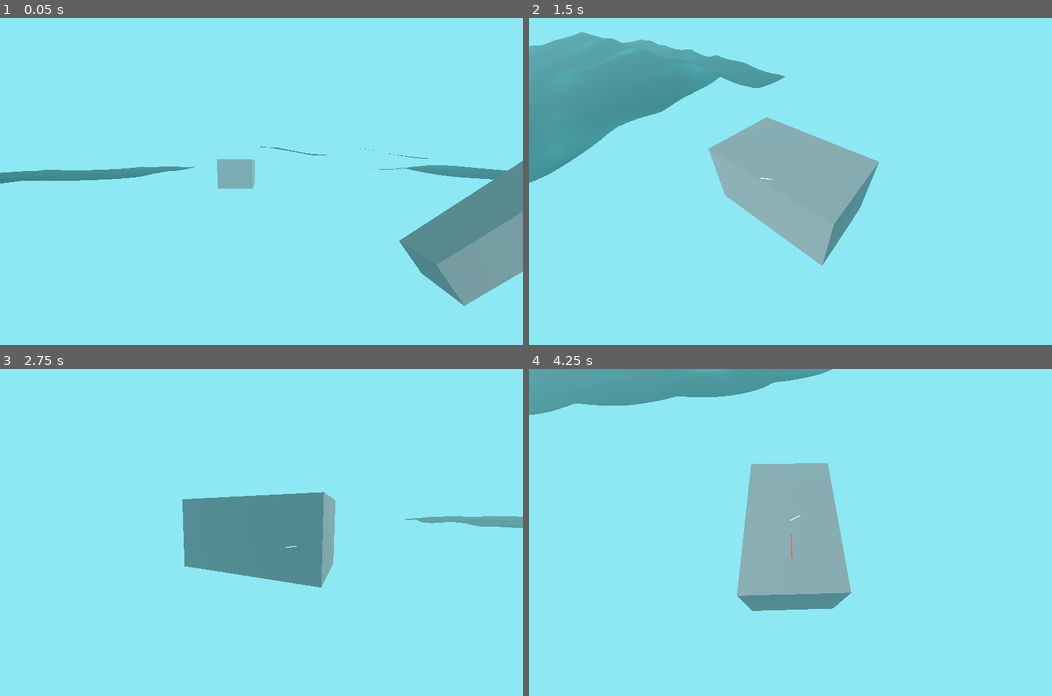
Above: before the commit, frames 1-4 (two rows, left to right).
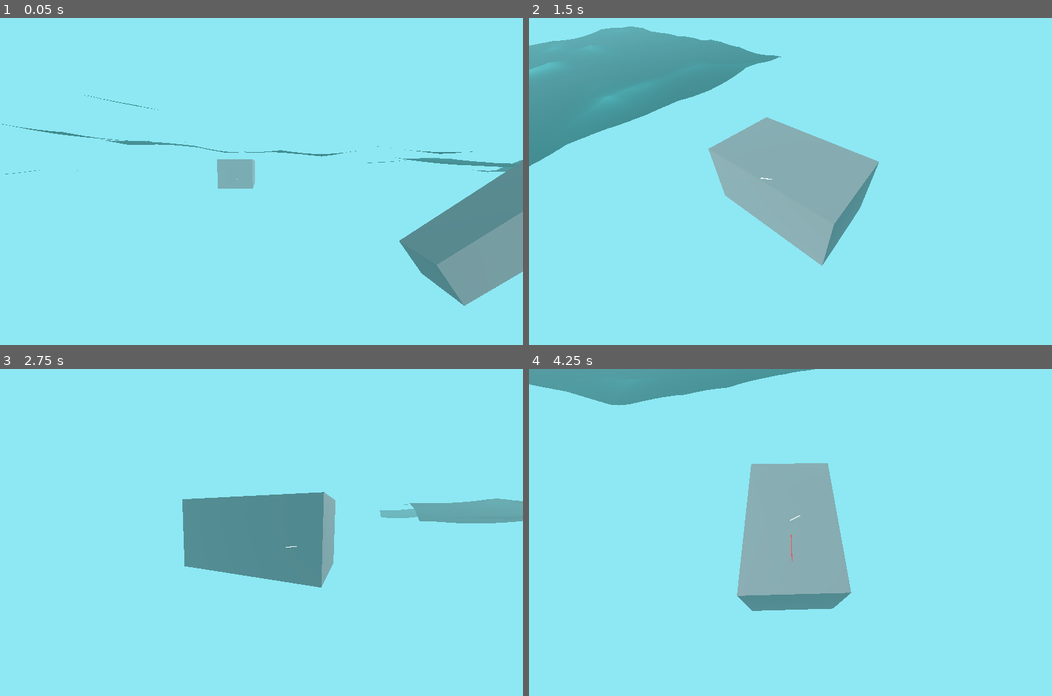
Above: after the commit, the same moments.

Repository: anthonyec/230904_godot_boat_game
Game: Godot game, scene res://main.tscn
Same seed, same stepped clock (60 frames per second), same inputs: the game is played once before the commit and once after it.
Inputs (mouse positions are in pixels of both pictures, inside the frame that each line leads up to):
- Up to frame 1 (0.05 s): no input
- Up to frame 2 (1.5 s): move the mouse to (905, 165) at 0.52 s; hold Right (ui_right) 0.53-1.28 s; move the mouse to (685, 197) at 1.27 s; hold Left (ui_left) from 1.28 s (still down)
- Up to frame 3 (2.75 s): move the mouse to (313, 460) at 2.02 s; release Left (ui_left) at 2.03 s; hold Right (ui_right) from 2.03 s (still down)
- Up to frame 4 (4.25 s): move the mouse to (764, 597) at 2.77 s; release Right (ui_right) at 2.78 s; hold Up (ui_up) 2.78-3.53 s; move the mouse to (947, 581) at 3.52 s; hold Left (ui_left) from 3.53 s (still down)

The runs differ from the first frame. In frame 1, 2.1% of the frame differs, in the area x 0-100%, y 23-51%; in frame 2, 2.7%, in the area x 0-49%, y 2-51%; in frame 3, 1.3%; in frame 4, 1.4%.

Commit message:
Clean up

Diff:
--- a/entities/water/water.gd
+++ b/entities/water/water.gd
@@ -13,9 +13,5 @@
 func _process(_delta: float) -> void:
 	var texture = depth_viewport.get_texture()
 
-	print(texture.get_image().get_size())
-	var pixel = texture.get_image().get_pixel(1, 1)
-	print(pixel)
-
 func get_height_at_position(world_position: Vector3) -> float:
 	return 0
--- a/entities/water/water.tscn
+++ b/entities/water/water.tscn
@@ -1,17 +1,18 @@
 [gd_scene load_steps=5 format=3 uid="uid://x78jf5rl7om"]
 
 [ext_resource type="Script" path="res://entities/water/water.gd" id="1_cy8l5"]
-[ext_resource type="Shader" uid="uid://cki2q5dqcausf" path="res://entities/water/water.tres" id="1_i2bg8"]
+[ext_resource type="Shader" uid="uid://y4ogc70l5tds" path="res://entities/water/water_heightmap.tres" id="2_ej5g4"]
 
 [sub_resource type="ShaderMaterial" id="ShaderMaterial_vnt51"]
 render_priority = 0
-shader = ExtResource("1_i2bg8")
+shader = ExtResource("2_ej5g4")
 shader_parameter/Direction1 = Vector2(0.1, 0.1)
-shader_parameter/Direction2 = Vector2(0.1, 0.1)
+shader_parameter/Direction2 = Vector2(-0.1, -0.1)
 shader_parameter/CellWaveHeight = 1.0
 shader_parameter/WaterBaseColor = Color(0, 0.360784, 0.356863, 1)
 
 [sub_resource type="PlaneMesh" id="PlaneMesh_mvg8i"]
+lightmap_size_hint = Vector2i(252, 252)
 material = SubResource("ShaderMaterial_vnt51")
 size = Vector2(50, 50)
 subdivide_width = 256
--- /dev/null
+++ b/entities/water/water_heightmap.tres
@@ -0,0 +1,410 @@
+[gd_resource type="VisualShader" load_steps=41 format=3 uid="uid://y4ogc70l5tds"]
+
+[sub_resource type="VisualShaderNodeFloatConstant" id="VisualShaderNodeFloatConstant_s3rcp"]
+constant = 3.0
+
+[sub_resource type="VisualShaderNodeVectorOp" id="VisualShaderNodeVectorOp_p0b24"]
+default_input_values = [0, Quaternion(0, 0, 0, 0), 1, Quaternion(0, 0, 0, 0)]
+op_type = 2
+operator = 2
+
+[sub_resource type="VisualShaderNodeVaryingGetter" id="VisualShaderNodeVaryingGetter_h40qa"]
+varying_name = "waves_texture_1"
+varying_type = 5
+
+[sub_resource type="VisualShaderNodeVaryingGetter" id="VisualShaderNodeVaryingGetter_sjbfn"]
+varying_name = "waves_texture_2"
+varying_type = 5
+
+[sub_resource type="VisualShaderNodeVectorOp" id="VisualShaderNodeVectorOp_kwtdr"]
+default_input_values = [0, Quaternion(0, 0, 0, 0), 1, Quaternion(0, 0, 0, 0)]
+op_type = 2
+
+[sub_resource type="VisualShaderNodeColorParameter" id="VisualShaderNodeColorParameter_w0h6o"]
+parameter_name = "WaterBaseColor"
+default_value_enabled = true
+default_value = Color(0, 0.360784, 0.356863, 1)
+
+[sub_resource type="VisualShaderNodeVectorOp" id="VisualShaderNodeVectorOp_yw7pm"]
+default_input_values = [0, Quaternion(0, 0, 0, 0), 1, Quaternion(1.5, 1.5, 1.5, 1.5)]
+op_type = 2
+operator = 5
+
+[sub_resource type="VisualShaderNodeVectorOp" id="VisualShaderNodeVectorOp_pfus5"]
+operator = 2
+
+[sub_resource type="FastNoiseLite" id="FastNoiseLite_ti6u3"]
+noise_type = 2
+fractal_type = 0
+cellular_jitter = 1.0
+
+[sub_resource type="NoiseTexture2D" id="NoiseTexture2D_w6nti"]
+seamless = true
+noise = SubResource("FastNoiseLite_ti6u3")
+
+[sub_resource type="VisualShaderNodeTexture" id="VisualShaderNodeTexture_d2e0y"]
+texture = SubResource("NoiseTexture2D_w6nti")
+
+[sub_resource type="VisualShaderNodeUVFunc" id="VisualShaderNodeUVFunc_xxwij"]
+
+[sub_resource type="VisualShaderNodeInput" id="VisualShaderNodeInput_aqho0"]
+input_name = "time"
+
+[sub_resource type="VisualShaderNodeVectorOp" id="VisualShaderNodeVectorOp_3d2t0"]
+default_input_values = [0, Vector2(0, 0), 1, Vector2(0.05, 0.05)]
+op_type = 0
+operator = 2
+
+[sub_resource type="FastNoiseLite" id="FastNoiseLite_dpq4w"]
+noise_type = 2
+seed = 1
+fractal_type = 0
+cellular_jitter = 1.0
+
+[sub_resource type="NoiseTexture2D" id="NoiseTexture2D_rifev"]
+seamless = true
+noise = SubResource("FastNoiseLite_dpq4w")
+
+[sub_resource type="VisualShaderNodeTexture" id="VisualShaderNodeTexture_uvk7k"]
+texture = SubResource("NoiseTexture2D_rifev")
+
+[sub_resource type="VisualShaderNodeVectorOp" id="VisualShaderNodeVectorOp_uhqyi"]
+default_input_values = [0, Vector2(0, 0), 1, Vector2(-0.05, -0.05)]
+op_type = 0
+operator = 2
+
+[sub_resource type="VisualShaderNodeUVFunc" id="VisualShaderNodeUVFunc_ywmm6"]
+
+[sub_resource type="VisualShaderNodeVec2Parameter" id="VisualShaderNodeVec2Parameter_ptgj7"]
+parameter_name = "Direction2"
+default_value_enabled = true
+default_value = Vector2(-0.1, -0.1)
+
+[sub_resource type="VisualShaderNodeVec2Parameter" id="VisualShaderNodeVec2Parameter_r8vs7"]
+parameter_name = "Direction1"
+default_value_enabled = true
+default_value = Vector2(0.1, 0.1)
+
+[sub_resource type="VisualShaderNodeFloatOp" id="VisualShaderNodeFloatOp_dsfoi"]
+default_input_values = [0, 0.0, 1, 2.0]
+operator = 2
+
+[sub_resource type="Gradient" id="Gradient_neamo"]
+offsets = PackedFloat32Array(0, 0.135671, 1)
+colors = PackedColorArray(0, 0, 0, 1, 1, 1, 1, 1, 0, 0, 0, 1)
+
+[sub_resource type="GradientTexture2D" id="GradientTexture2D_nwqoy"]
+gradient = SubResource("Gradient_neamo")
+repeat = 1
+
+[sub_resource type="VisualShaderNodeTexture" id="VisualShaderNodeTexture_o03lg"]
+texture = SubResource("GradientTexture2D_nwqoy")
+
+[sub_resource type="VisualShaderNodeMultiplyAdd" id="VisualShaderNodeMultiplyAdd_oipr4"]
+default_input_values = [0, Vector4(0, 0, 0, 0), 1, Vector4(1, 1, 1, 1), 2, Vector4(0, 0, 0, 0)]
+op_type = 3
+
+[sub_resource type="VisualShaderNodeVectorOp" id="VisualShaderNodeVectorOp_upobx"]
+default_input_values = [0, Quaternion(0, 0, 0, 0), 1, Quaternion(0, 0, 0, 0)]
+op_type = 2
+operator = 2
+
+[sub_resource type="VisualShaderNodeFloatConstant" id="VisualShaderNodeFloatConstant_uh27x"]
+constant = 3.0
+
+[sub_resource type="VisualShaderNodeVaryingSetter" id="VisualShaderNodeVaryingSetter_slhad"]
+varying_name = "vertex_height_map"
+varying_type = 5
+
+[sub_resource type="VisualShaderNodeUVFunc" id="VisualShaderNodeUVFunc_qmutu"]
+
+[sub_resource type="VisualShaderNodeVectorOp" id="VisualShaderNodeVectorOp_ohekq"]
+default_input_values = [0, Vector2(0, 0), 1, Vector2(0.08, 0.08)]
+op_type = 0
+operator = 2
+
+[sub_resource type="VisualShaderNodeInput" id="VisualShaderNodeInput_26xgv"]
+input_name = "time"
+
+[sub_resource type="VisualShaderNodeUVFunc" id="VisualShaderNodeUVFunc_ke3gc"]
+function = 1
+
+[sub_resource type="VisualShaderNodeVaryingSetter" id="VisualShaderNodeVaryingSetter_ykev1"]
+varying_name = "waves_texture_1"
+varying_type = 5
+
+[sub_resource type="VisualShaderNodeVaryingSetter" id="VisualShaderNodeVaryingSetter_uowam"]
+varying_name = "waves_texture_2"
+varying_type = 5
+
+[sub_resource type="VisualShaderNodeInput" id="VisualShaderNodeInput_x4fnl"]
+input_name = "time"
+
+[sub_resource type="VisualShaderNodeInput" id="VisualShaderNodeInput_5r3pg"]
+input_name = "vertex"
+
+[sub_resource type="VisualShaderNodeInput" id="VisualShaderNodeInput_8grca"]
+input_name = "normal"
+
+[sub_resource type="VisualShaderNodeMultiplyAdd" id="VisualShaderNodeMultiplyAdd_s0nmw"]
+default_input_values = [0, Vector3(0, 0, 0), 1, Vector3(1, 1, 1), 2, Vector3(0, 0, 0)]
+op_type = 2
+
+[sub_resource type="VisualShaderNodeFloatParameter" id="VisualShaderNodeFloatParameter_kffdp"]
+parameter_name = "CellWaveHeight"
+default_value_enabled = true
+default_value = 10.0
+
+[resource]
+code = "shader_type spatial;
+render_mode blend_mix, depth_draw_opaque, cull_back, diffuse_lambert, specular_schlick_ggx;
+
+
+// Varyings
+varying vec4 vertex_height_map;
+varying vec4 waves_texture_1;
+varying vec4 waves_texture_2;
+
+uniform vec2 Direction1 = vec2(0.100000, 0.100000);
+uniform sampler2D tex_vtx_11;
+uniform vec2 Direction2 = vec2(-0.100000, -0.100000);
+uniform sampler2D tex_vtx_17;
+uniform sampler2D tex_vtx_24;
+uniform float CellWaveHeight = 10;
+uniform vec4 WaterBaseColor : source_color = vec4(0.000000, 0.360784, 0.356863, 1.000000);
+
+
+
+void vertex() {
+// Input:13
+	float n_out13p0 = TIME;
+
+
+// Vector2Parameter:22
+	vec2 n_out22p0 = Direction1;
+
+
+// VectorOp:14
+	vec2 n_out14p0 = vec2(n_out13p0) * n_out22p0;
+
+
+// UVFunc:12
+	vec2 n_in12p1 = vec2(1.00000, 1.00000);
+	vec2 n_out12p0 = n_out14p0 * n_in12p1 + UV;
+
+
+// Texture2D:11
+	vec4 n_out11p0 = texture(tex_vtx_11, n_out12p0);
+
+
+// Input:35
+	float n_out35p0 = TIME;
+
+
+// Vector2Parameter:21
+	vec2 n_out21p0 = Direction2;
+
+
+// VectorOp:18
+	vec2 n_out18p0 = vec2(n_out35p0) * n_out21p0;
+
+
+// UVFunc:19
+	vec2 n_in19p1 = vec2(1.00000, 1.00000);
+	vec2 n_out19p0 = n_out18p0 * n_in19p1 + UV;
+
+
+// Texture2D:17
+	vec4 n_out17p0 = texture(tex_vtx_17, n_out19p0);
+
+
+// FloatOp:23
+	float n_in23p1 = 2.00000;
+	float n_out23p0 = n_out17p0.x * n_in23p1;
+
+
+// Input:31
+	float n_out31p0 = TIME;
+
+
+// VectorOp:30
+	vec2 n_in30p1 = vec2(0.08000, 0.08000);
+	vec2 n_out30p0 = vec2(n_out31p0) * n_in30p1;
+
+
+// UVFunc:29
+	vec2 n_in29p1 = vec2(1.00000, 1.00000);
+	vec2 n_out29p0 = n_out30p0 * n_in29p1 + UV;
+
+
+// UVFunc:32
+	vec2 n_in32p1 = vec2(1.00000, 1.00000);
+	vec2 n_in32p2 = vec2(0.00000, 0.00000);
+	vec2 n_out32p0 = (n_out29p0 - n_in32p2) * n_in32p1 + n_in32p2;
+
+
+// Texture2D:24
+	vec4 n_out24p0 = texture(tex_vtx_24, n_out32p0);
+
+
+// FloatConstant:27
+	float n_out27p0 = 3.000000;
+
+
+// VectorOp:26
+	vec4 n_out26p0 = n_out24p0 * vec4(n_out27p0);
+
+
+// MultiplyAdd:25
+	vec4 n_out25p0 = fma(n_out11p0, vec4(n_out23p0), n_out26p0);
+
+
+// Input:7
+	vec3 n_out7p0 = NORMAL;
+
+
+// FloatParameter:9
+	float n_out9p0 = CellWaveHeight;
+
+
+// VectorOp:10
+	vec3 n_out10p0 = n_out7p0 * vec3(n_out9p0);
+
+
+// Input:6
+	vec3 n_out6p0 = VERTEX;
+
+
+// MultiplyAdd:8
+	vec3 n_out8p0 = fma(vec3(n_out25p0.xyz), n_out10p0, n_out6p0);
+
+
+// Output:0
+	VERTEX = n_out8p0;
+
+
+// VaryingSetter:28
+	vertex_height_map = n_out25p0;
+
+
+// VaryingSetter:33
+	waves_texture_1 = n_out11p0;
+
+
+// VaryingSetter:34
+	waves_texture_2 = n_out17p0;
+
+
+}
+
+void fragment() {
+// VaryingGetter:15
+	vec4 n_out15p0 = waves_texture_1;
+
+
+// VaryingGetter:16
+	vec4 n_out16p0 = waves_texture_2;
+
+
+// VectorOp:14
+	vec4 n_out14p0 = n_out15p0 * n_out16p0;
+
+
+// FloatConstant:10
+	float n_out10p0 = 3.000000;
+
+
+// VectorOp:9
+	vec4 n_out9p0 = pow(n_out14p0, vec4(n_out10p0));
+
+
+// ColorParameter:8
+	vec4 n_out8p0 = WaterBaseColor;
+
+
+// VectorOp:7
+	vec4 n_out7p0 = n_out9p0 + n_out8p0;
+
+
+// Output:0
+	ALBEDO = vec3(n_out7p0.xyz);
+
+
+}
+"
+graph_offset = Vector2(-829.523, -138.906)
+varyings/vertex_height_map = "0,5"
+varyings/waves_texture_1 = "0,5"
+varyings/waves_texture_2 = "0,5"
+nodes/vertex/0/position = Vector2(400, 340)
+nodes/vertex/6/node = SubResource("VisualShaderNodeInput_5r3pg")
+nodes/vertex/6/position = Vector2(-1500, 2040)
+nodes/vertex/7/node = SubResource("VisualShaderNodeInput_8grca")
+nodes/vertex/7/position = Vector2(-1500, 1360)
+nodes/vertex/8/node = SubResource("VisualShaderNodeMultiplyAdd_s0nmw")
+nodes/vertex/8/position = Vector2(-60, 680)
+nodes/vertex/9/node = SubResource("VisualShaderNodeFloatParameter_kffdp")
+nodes/vertex/9/position = Vector2(-1500, 1540)
+nodes/vertex/10/node = SubResource("VisualShaderNodeVectorOp_pfus5")
+nodes/vertex/10/position = Vector2(-760, 880)
+nodes/vertex/11/node = SubResource("VisualShaderNodeTexture_d2e0y")
+nodes/vertex/11/position = Vector2(-3400, -460)
+nodes/vertex/12/node = SubResource("VisualShaderNodeUVFunc_xxwij")
+nodes/vertex/12/position = Vector2(-3960, -260)
+nodes/vertex/13/node = SubResource("VisualShaderNodeInput_aqho0")
+nodes/vertex/13/position = Vector2(-4920, -100)
+nodes/vertex/14/node = SubResource("VisualShaderNodeVectorOp_3d2t0")
+nodes/vertex/14/position = Vector2(-4300, -220)
+nodes/vertex/17/node = SubResource("VisualShaderNodeTexture_uvk7k")
+nodes/vertex/17/position = Vector2(-3400, 500)
+nodes/vertex/18/node = SubResource("VisualShaderNodeVectorOp_uhqyi")
+nodes/vertex/18/position = Vector2(-4280, 740)
+nodes/vertex/19/node = SubResource("VisualShaderNodeUVFunc_ywmm6")
+nodes/vertex/19/position = Vector2(-3940, 700)
+nodes/vertex/21/node = SubResource("VisualShaderNodeVec2Parameter_ptgj7")
+nodes/vertex/21/position = Vector2(-4900, 1100)
+nodes/vertex/22/node = SubResource("VisualShaderNodeVec2Parameter_r8vs7")
+nodes/vertex/22/position = Vector2(-4920, 80)
+nodes/vertex/23/node = SubResource("VisualShaderNodeFloatOp_dsfoi")
+nodes/vertex/23/position = Vector2(-2860, 700)
+nodes/vertex/24/node = SubResource("VisualShaderNodeTexture_o03lg")
+nodes/vertex/24/position = Vector2(-2800, 1540)
+nodes/vertex/25/node = SubResource("VisualShaderNodeMultiplyAdd_oipr4")
+nodes/vertex/25/position = Vector2(-1860, 640)
+nodes/vertex/26/node = SubResource("VisualShaderNodeVectorOp_upobx")
+nodes/vertex/26/position = Vector2(-2320, 1680)
+nodes/vertex/27/node = SubResource("VisualShaderNodeFloatConstant_uh27x")
+nodes/vertex/27/position = Vector2(-2780, 2080)
+nodes/vertex/28/node = SubResource("VisualShaderNodeVaryingSetter_slhad")
+nodes/vertex/28/position = Vector2(-1500, 520)
+nodes/vertex/29/node = SubResource("VisualShaderNodeUVFunc_qmutu")
+nodes/vertex/29/position = Vector2(-3860, 1740)
+nodes/vertex/30/node = SubResource("VisualShaderNodeVectorOp_ohekq")
+nodes/vertex/30/position = Vector2(-4260, 1780)
+nodes/vertex/31/node = SubResource("VisualShaderNodeInput_26xgv")
+nodes/vertex/31/position = Vector2(-4880, 1920)
+nodes/vertex/32/node = SubResource("VisualShaderNodeUVFunc_ke3gc")
+nodes/vertex/32/position = Vector2(-3340, 1740)
+nodes/vertex/33/node = SubResource("VisualShaderNodeVaryingSetter_ykev1")
+nodes/vertex/33/position = Vector2(-3000, -460)
+nodes/vertex/34/node = SubResource("VisualShaderNodeVaryingSetter_uowam")
+nodes/vertex/34/position = Vector2(-3000, 500)
+nodes/vertex/35/node = SubResource("VisualShaderNodeInput_x4fnl")
+nodes/vertex/35/position = Vector2(-4900, 860)
+nodes/vertex/connections = PackedInt32Array(8, 0, 0, 0, 6, 0, 8, 2, 9, 0, 10, 1, 7, 0, 10, 0, 10, 0, 8, 1, 12, 0, 11, 0, 19, 0, 17, 0, 22, 0, 14, 1, 17, 0, 23, 0, 13, 0, 14, 0, 14, 0, 12, 2, 18, 0, 19, 2, 25, 0, 8, 0, 23, 0, 25, 1, 11, 0, 25, 0, 24, 0, 26, 0, 26, 0, 25, 2, 27, 0, 26, 1, 30, 0, 29, 2, 21, 0, 18, 1, 31, 0, 30, 0, 29, 0, 32, 0, 32, 0, 24, 0, 25, 0, 28, 0, 11, 0, 33, 0, 17, 0, 34, 0, 35, 0, 18, 0)
+nodes/fragment/0/position = Vector2(480, 400)
+nodes/fragment/7/node = SubResource("VisualShaderNodeVectorOp_kwtdr")
+nodes/fragment/7/position = Vector2(-100, 720)
+nodes/fragment/8/node = SubResource("VisualShaderNodeColorParameter_w0h6o")
+nodes/fragment/8/position = Vector2(-860, 1280)
+nodes/fragment/9/node = SubResource("VisualShaderNodeVectorOp_yw7pm")
+nodes/fragment/9/position = Vector2(-620, 720)
+nodes/fragment/10/node = SubResource("VisualShaderNodeFloatConstant_s3rcp")
+nodes/fragment/10/position = Vector2(-1140, 960)
+nodes/fragment/14/node = SubResource("VisualShaderNodeVectorOp_p0b24")
+nodes/fragment/14/position = Vector2(-1140, 540)
+nodes/fragment/15/node = SubResource("VisualShaderNodeVaryingGetter_h40qa")
+nodes/fragment/15/position = Vector2(-1820, 520)
+nodes/fragment/16/node = SubResource("VisualShaderNodeVaryingGetter_sjbfn")
+nodes/fragment/16/position = Vector2(-1820, 740)
+nodes/fragment/connections = PackedInt32Array(10, 0, 9, 1, 8, 0, 7, 1, 7, 0, 0, 0, 9, 0, 7, 0, 14, 0, 9, 0, 15, 0, 14, 0, 16, 0, 14, 1)
--- a/main.tscn
+++ b/main.tscn
@@ -44,6 +44,7 @@
 [node name="Main" type="Node3D"]
 
 [node name="SubViewport" type="SubViewport" parent="."]
+canvas_item_default_texture_repeat = 1
 canvas_cull_mask = 4293918722
 
 [node name="WaterDepthCamera" type="Camera3D" parent="SubViewport"]
@@ -65,6 +66,10 @@
 [node name="Water" parent="." node_paths=PackedStringArray("depth_viewport") instance=ExtResource("1_ti7de")]
 depth_viewport = NodePath("../SubViewport")
 
+[node name="Water2" parent="." node_paths=PackedStringArray("depth_viewport") instance=ExtResource("1_ti7de")]
+transform = Transform3D(1, 0, 0, 0, 1, 0, 0, 0, 1, 49.9891, 0, 0)
+depth_viewport = NodePath("../SubViewport")
+
 [node name="GameplayCamera" parent="." node_paths=PackedStringArray("target") instance=ExtResource("3_hxa1h")]
 target = NodePath("../Player")
 
